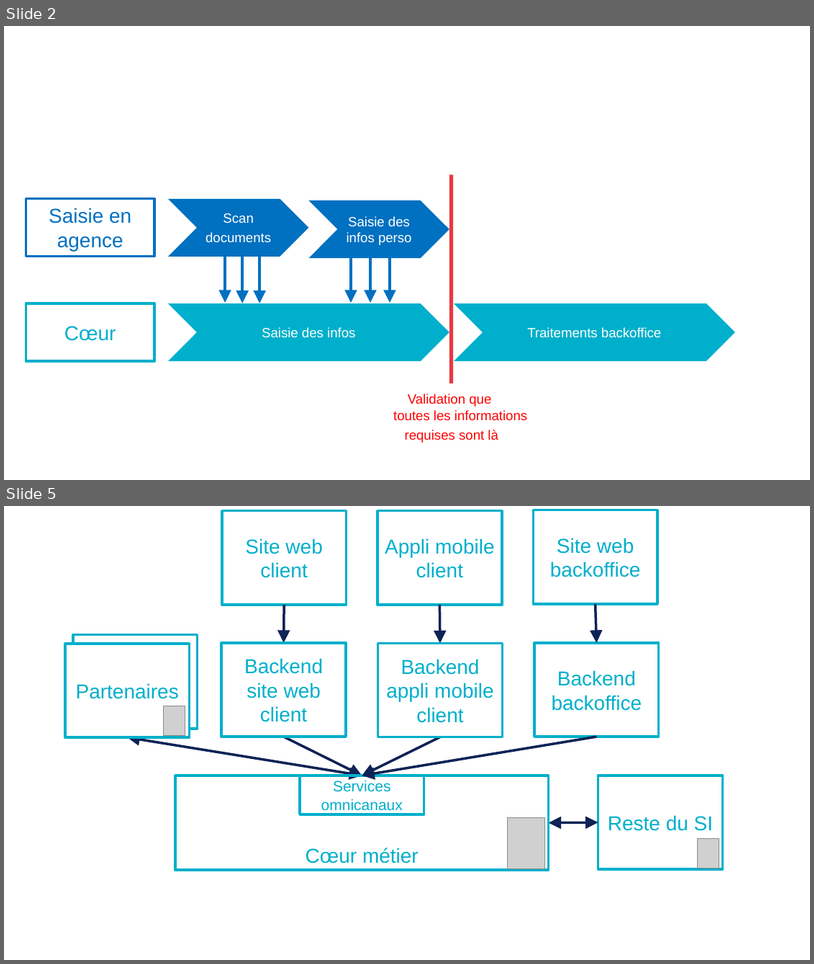
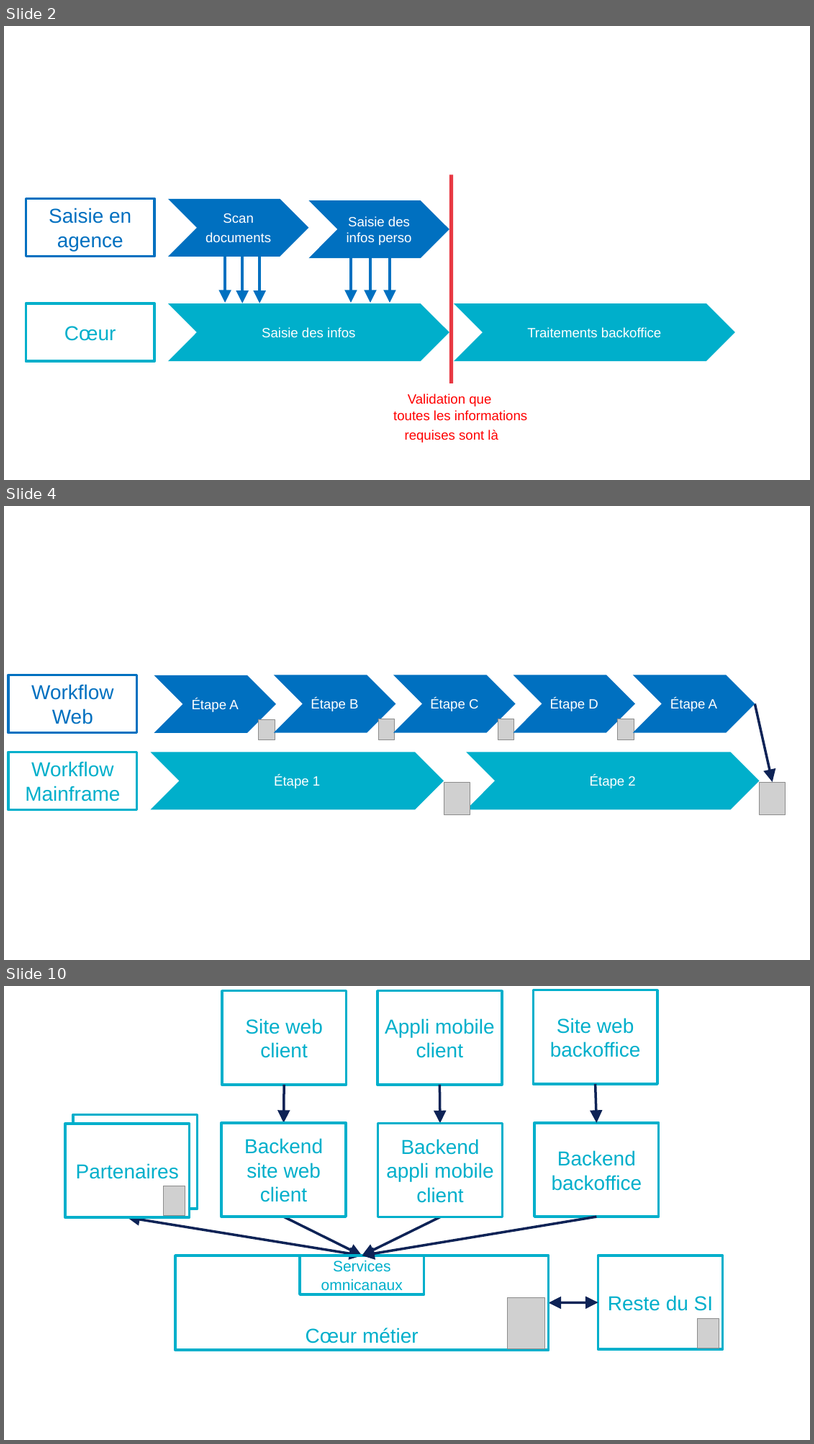
Before and after one commit to archiloque/blog, a slide deck: wip/omnicanal/slides.pptx. Shown one above the other, each under a label of ours: slides 2 and 5 before the commit, slides 2, 4 and 10 after it; the slides between them are not shown. The pictures are 814x964 and 814x1444 pixels, drawn with LibreOffice and Linux fonts; fonts in the diff are those of the drawing; grey boxes stand for pictures. Boxes give left, top, right and bottom in pixels: in the first picture for what was removed or moved away, otherwise in the second. Text is boxed around its words. In the diff, an @@ line names an element or a change of style, - is before the commit and + after.

```diff
--- a/wip/omnicanal/slides.pptx
+++ b/wip/omnicanal/slides.pptx
@@ slide 4 added at box(4, 506, 810, 960), background #FFFFFF @@
@@ rectangle added at box(8, 674, 137, 733), outline #0070C0 3 pt, 24 pt, text #0070C0 @@
+Workflow Web
@@ chevron added at box(154, 675, 276, 733), fill #0070C0, 16 pt, text #FFFFFF @@
+Étape A
@@ chevron added at box(274, 674, 396, 732), fill #0070C0, 16 pt, text #FFFFFF @@
+Étape B
@@ chevron added at box(394, 674, 516, 732), fill #0070C0, 16 pt, text #FFFFFF @@
+Étape C
@@ chevron added at box(513, 674, 635, 732), fill #0070C0, 16 pt, text #FFFFFF @@
+Étape D
@@ chevron added at box(633, 674, 756, 732), fill #0070C0, 16 pt, text #FFFFFF @@
+Étape A
@@ picture added at box(259, 720, 275, 740) @@
@@ picture added at box(378, 719, 395, 739) @@
@@ picture added at box(498, 719, 514, 739) @@
@@ picture added at box(618, 719, 634, 739) @@
@@ arrow added from (756, 704) to (773, 782), #0E2356 3 pt @@
@@ rectangle added at box(8, 752, 137, 810), outline #00AFCB 3 pt, 24 pt, text #00AFCB @@
+Workflow Mainframe
@@ chevron added at box(150, 752, 444, 809), fill #00AFCB, 16 pt, text #FFFFFF @@
+Étape 1
@@ chevron added at box(467, 752, 760, 809), fill #00AFCB, 16 pt, text #FFFFFF @@
+Étape 2
@@ picture added at box(445, 782, 471, 815) @@
@@ picture added at box(760, 782, 786, 815) @@
@@ what was slide 5 is now slide 10 @@
```
Also in this commit, not shown: 2 slides changed, 4 other slides added, 36 other files.
